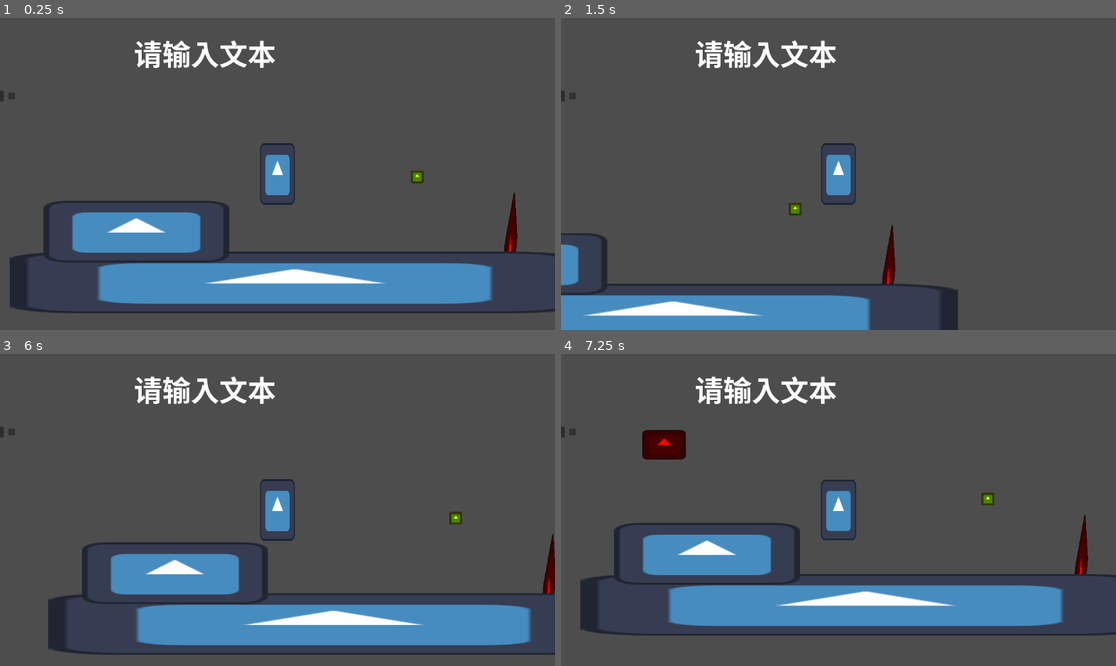
Above: before the commit, frames 1-4 (two rows, left to right).
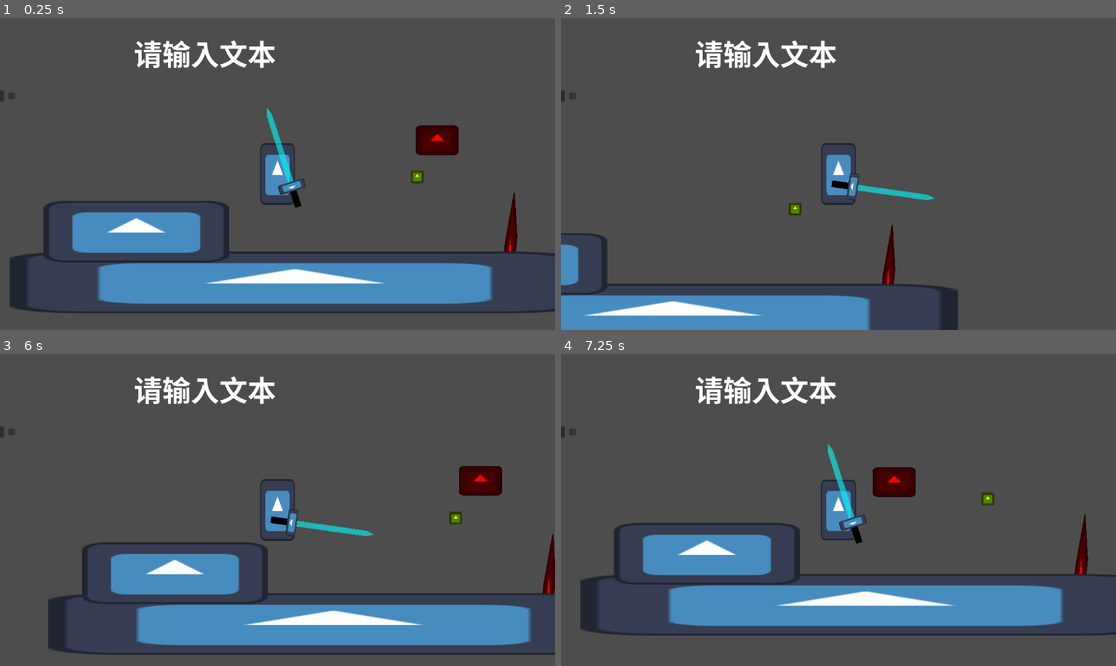
Above: after the commit, the same moments.

Repository: ParaNoite/CoCoProject-Old-passed-her-Platformer
Game: Godot game, scene res://Scenes/ground.tscn
Same seed, same stepped clock (60 frames per second), same inputs: the game is played once before the commit and once after it. The engine's default icon, where the game draws it, is replaced by a stand-in: a white triangle on a blue panel in a dark square.
Inputs (mouse positions are in pixels of both pictures, inside the frame that each line leads up to):
- Up to frame 1 (0.25 s): no input
- Up to frame 2 (1.5 s): tap Enter (ui_accept) at 0.5, 0.77 s; hold Right (ui_right) from 0.53 s (still down); tap Z (attack, bound only after the commit) at 0.6, 1.35 s
- Up to frame 3 (6 s): tap Enter (ui_accept) at 1.52, 4.25, 4.52, 5, 5.27, 5.75 s; release Right (ui_right) at 2.03 s; hold Left (ui_left) 2.03-2.75 s; tap Z (attack, bound only after the commit) at 2.1, 4.35, 5.1, 5.85 s; click (0, 432) at 2.75 s; click (11, 432) at 3.5 s; hold Right (ui_right) 4.28-5.78 s; hold Left (ui_left) from 5.78 s (still down)
- Up to frame 4 (7.25 s): tap Enter (ui_accept) at 6.02 s; release Left (ui_left) at 6.53 s; hold Right (ui_right) from 6.53 s (still down); tap Z (attack, bound only after the commit) at 6.6 s

The runs differ from the first frame. In frame 1, 1.2% of the frame differs, in the area x 48-83%, y 28-61%; in frame 2, 0.4%; in frame 3, 1.2%; in frame 4, 1.9%, in the area x 14-64%, y 24-61%.

Commit message:
写的只朝向右边的尚方宝剑，角色转向

Diff:
--- a/Scenes/Player/Player.tscn
+++ b/Scenes/Player/Player.tscn
@@ -2,6 +2,7 @@
 
 [ext_resource type="Script" uid="uid://cm5vtciwr4ly3" path="res://Scipts/player.gd" id="1_ft8w5"]
 [ext_resource type="Texture2D" uid="uid://cffakbmk61ysn" path="res://icon.svg" id="1_s0eop"]
+[ext_resource type="PackedScene" uid="uid://uyvi7tv7pilg" path="res://Scenes/SwordComponent.tscn" id="3_h54ih"]
 
 [sub_resource type="SpriteFrames" id="SpriteFrames_ft8w5"]
 animations = [{
@@ -139,22 +140,29 @@
 &"move": SubResource("Animation_ft8w5")
 }
 
-[node name="Player" type="CharacterBody2D" unique_id=235331424 groups=["Player"]]
+[node name="Player" type="CharacterBody2D" unique_id=235331424 node_paths=PackedStringArray("ani_sprite", "sword_component") groups=["Player"]]
 position = Vector2(-3, 0)
 collision_mask = 14
 script = ExtResource("1_ft8w5")
 speed = 400.0
 jump_velo = -600.0
 gravity = 1000
+ani_sprite = NodePath("AnimatedSprite2D")
+sword_component = NodePath("SwordComponent")
 
 [node name="AnimatedSprite2D" type="AnimatedSprite2D" parent="." unique_id=1983023267]
 scale = Vector2(0.57, 1)
 sprite_frames = SubResource("SpriteFrames_ft8w5")
 
 [node name="CollisionShape2D" type="CollisionShape2D" parent="." unique_id=2000577857]
+visible = false
 shape = SubResource("CapsuleShape2D_h54ih")
 
 [node name="AnimationPlayer" type="AnimationPlayer" parent="." unique_id=182151004]
 libraries/ = SubResource("AnimationLibrary_h54ih")
 
 [node name="Camera2D" type="Camera2D" parent="." unique_id=781457133]
+
+[node name="SwordComponent" parent="." unique_id=2127274587 instance=ExtResource("3_h54ih")]
+position = Vector2(29.88, 26.315)
+scale = Vector2(0.7249999, 0.72499996)
--- /dev/null
+++ b/Scenes/SwordComponent.tscn
@@ -0,0 +1,120 @@
+[gd_scene format=3 uid="uid://uyvi7tv7pilg"]
+
+[ext_resource type="Texture2D" uid="uid://cffakbmk61ysn" path="res://icon.svg" id="1_1bjqu"]
+[ext_resource type="Script" uid="uid://dtf8ks4iiusc2" path="res://Scipts/sword_component.gd" id="1_hbtm2"]
+
+[sub_resource type="Animation" id="Animation_hbtm2"]
+length = 0.001
+tracks/0/type = "value"
+tracks/0/imported = false
+tracks/0/enabled = true
+tracks/0/path = NodePath("Appearance:rotation")
+tracks/0/interp = 1
+tracks/0/loop_wrap = true
+tracks/0/keys = {
+"times": PackedFloat32Array(0),
+"transitions": PackedFloat32Array(1),
+"update": 0,
+"values": [0.0]
+}
+tracks/1/type = "value"
+tracks/1/imported = false
+tracks/1/enabled = true
+tracks/1/path = NodePath("HurtBox:monitoring")
+tracks/1/interp = 1
+tracks/1/loop_wrap = true
+tracks/1/keys = {
+"times": PackedFloat32Array(0),
+"transitions": PackedFloat32Array(1),
+"update": 1,
+"values": [false]
+}
+
+[sub_resource type="Animation" id="Animation_3aotq"]
+resource_name = "Swing1"
+length = 0.2
+tracks/0/type = "value"
+tracks/0/imported = false
+tracks/0/enabled = true
+tracks/0/path = NodePath("Appearance:rotation")
+tracks/0/interp = 1
+tracks/0/loop_wrap = true
+tracks/0/keys = {
+"times": PackedFloat32Array(0, 0.1, 0.16666667, 0.2),
+"transitions": PackedFloat32Array(1, 1, 1, 1),
+"update": 0,
+"values": [0.0, 1.8356357, 2.5726153174396416, 0.0]
+}
+tracks/1/type = "value"
+tracks/1/imported = false
+tracks/1/enabled = true
+tracks/1/path = NodePath("HurtBox:monitoring")
+tracks/1/interp = 1
+tracks/1/loop_wrap = true
+tracks/1/keys = {
+"times": PackedFloat32Array(0, 0.13333334),
+"transitions": PackedFloat32Array(1, 1),
+"update": 1,
+"values": [true, false]
+}
+
+[sub_resource type="AnimationLibrary" id="AnimationLibrary_wc5vx"]
+_data = {
+&"RESET": SubResource("Animation_hbtm2"),
+&"Swing1": SubResource("Animation_3aotq")
+}
+
+[sub_resource type="CapsuleShape2D" id="CapsuleShape2D_hbtm2"]
+radius = 115.0
+height = 432.0
+
+[node name="SwordComponent" type="Node2D" unique_id=2127274587 node_paths=PackedStringArray("hurtbox", "animation_player")]
+rotation = -0.30892327
+scale = Vector2(0.725, 0.725)
+script = ExtResource("1_hbtm2")
+hurtbox = NodePath("HurtBox")
+animation_player = NodePath("AnimationPlayer")
+
+[node name="Appearance" type="Node2D" parent="." unique_id=26961163]
+
+[node name="Sprite2D" type="Sprite2D" parent="Appearance" unique_id=323336909]
+self_modulate = Color(0, 13.708257, 9.208011, 0.58431375)
+position = Vector2(4.88, -112)
+rotation = 1.2566371
+scale = Vector2(0.215, 1.79)
+skew = -1.2566371
+texture = ExtResource("1_1bjqu")
+
+[node name="Sprite2D2" type="Sprite2D" parent="Appearance" unique_id=86354836]
+self_modulate = Color(0, 13.708257, 9.208011, 0.58431375)
+position = Vector2(-3.07, -112.945)
+rotation = -1.2566371
+scale = Vector2(0.215, 1.79)
+skew = 1.2566371
+texture = ExtResource("1_1bjqu")
+
+[node name="Sprite2D4" type="Sprite2D" parent="Appearance" unique_id=614448066]
+self_modulate = Color(0, 0, 0, 1)
+position = Vector2(0, 26.52)
+rotation = 1.5707964
+scale = Vector2(0.54, -0.149)
+texture = ExtResource("1_1bjqu")
+
+[node name="Sprite2D3" type="Sprite2D" parent="Appearance" unique_id=534918006]
+scale = Vector2(0.605, -0.219)
+texture = ExtResource("1_1bjqu")
+
+[node name="AnimationPlayer" type="AnimationPlayer" parent="." unique_id=1221664182]
+libraries/ = SubResource("AnimationLibrary_wc5vx")
+
+[node name="HurtBox" type="Area2D" parent="." unique_id=779558899]
+visible = false
+collision_layer = 0
+collision_mask = 2
+monitoring = false
+
+[node name="CollisionShape2D" type="CollisionShape2D" parent="HurtBox" unique_id=82499941]
+position = Vector2(120, -29)
+shape = SubResource("CapsuleShape2D_hbtm2")
+
+[connection signal="body_entered" from="HurtBox" to="." method="_on_hurtbox_body_entered"]
--- a/Scenes/enemy.tscn
+++ b/Scenes/enemy.tscn
@@ -21,7 +21,7 @@
 [sub_resource type="RectangleShape2D" id="RectangleShape2D_ghaa6"]
 size = Vector2(77, 52)
 
-[node name="Enemy" type="CharacterBody2D" unique_id=1627722246]
+[node name="Enemy" type="CharacterBody2D" unique_id=1627722246 groups=["Enemy"]]
 script = ExtResource("1_afpow")
 speed = 20.0
 
--- a/Scenes/ground.tscn
+++ b/Scenes/ground.tscn
@@ -44,5 +44,6 @@
 autoplay = true
 
 [node name="Enemy" parent="." unique_id=1627722246 instance=ExtResource("8_jjp1w")]
-position = Vector2(-903, -331)
-speed = 400.0
+position = Vector2(378, -44)
+collision_layer = 2
+speed = 200.0
--- a/Scipts/player.gd
+++ b/Scipts/player.gd
@@ -5,10 +5,12 @@
 @export var gravity := 10
 #onready的变量会在ready函数里初始化，ready函数会在节点进入场景树时调用
 @onready var ani_player: AnimationPlayer = $AnimationPlayer#这个名字是编辑器那个
+@export var ani_sprite: AnimatedSprite2D
+@export var sword_component: Node2D
 
 signal player_died()#自定义信号，死亡时发射
 #ex：观察者模式，当跨节点通信，用signal,只在某特定事件触发，避免每帧都去检测
-
+var facing_right: bool = true
 
 func _ready() -> void:
 	#设置玩家组，方便在死亡区域检测
@@ -18,7 +20,7 @@
 	# 	if child is AnimatedSprite2D:
 	# 		ani_player = child
 	# 		break
-
+	facing_right = true
 
 
 
@@ -38,10 +40,24 @@
 	velocity.x = direction * speed
 
 	move_and_slide()#自带的移动方法，类似的还有move_and_collide()
-
+	_flip_sprite()#翻转角色
 	if not is_on_floor():
 		pass
 	elif direction != 0:
 		ani_player.play("move")
 	else:
 		ani_player.play("idle")
+
+	if Input.is_action_just_pressed("attack"):
+		sword_component.attack()#调用剑的攻击方法
+
+func _flip_sprite() -> void:
+	var sprite := $AnimatedSprite2D
+	if velocity.x > 0:
+		sprite.flip_h = false
+		facing_right = true
+		print("Facing right")
+	elif velocity.x < 0:
+		sprite.flip_h = true
+		facing_right = false
+		print("Facing left")
--- /dev/null
+++ b/Scipts/sword_component.gd
@@ -0,0 +1,23 @@
+extends Node2D
+
+#所有有关剑的都在这，为了好的设计，这里只暴露一个接口叫做attack（）
+@export var hurtbox: Area2D
+@export var animation_player: AnimationPlayer
+var can_atk:bool = true
+
+
+func _ready() -> void:
+	# hurtbox.on_body_entered.connect(_on_hurtbox_body_entered)
+	pass
+#唯一入口
+func attack() -> void:
+	if not can_atk:
+		return
+	animation_player.play("Swing1")
+	print("Attack!")
+
+#击杀逻辑
+func _on_hurtbox_body_entered(body: Node) -> void:
+	if body.is_in_group("Enemy"):
+		print("Enemy hit!")
+		body.queue_free()
--- a/project.godot
+++ b/project.godot
@@ -24,6 +24,15 @@
 
 Player=""
 Coin=""
+Enemy=""
+
+[input]
+
+attack={
+"deadzone": 0.2,
+"events": [Object(InputEventKey,"resource_local_to_scene":false,"resource_name":"","device":-1,"window_id":0,"alt_pressed":false,"shift_pressed":false,"ctrl_pressed":false,"meta_pressed":false,"pressed":false,"keycode":0,"physical_keycode":90,"key_label":0,"unicode":122,"location":0,"echo":false,"script":null)
+]
+}
 
 [layer_names]
 
Not shown, added: Scipts/sword_component.gd.uid
